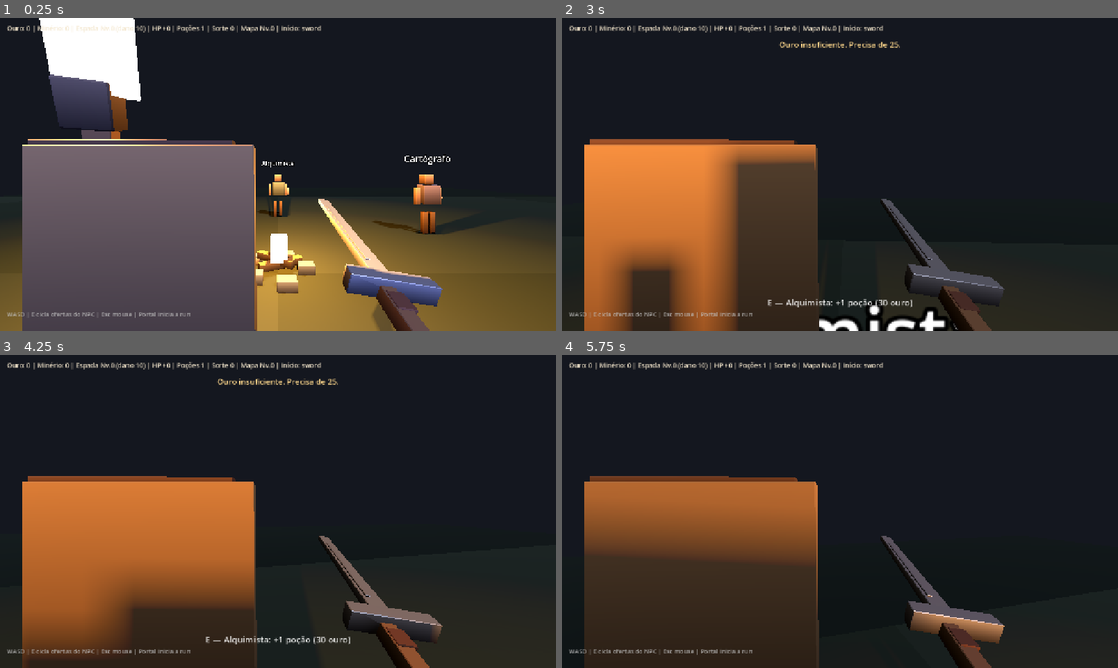
Above: before the commit, frames 1-4 (two rows, left to right).
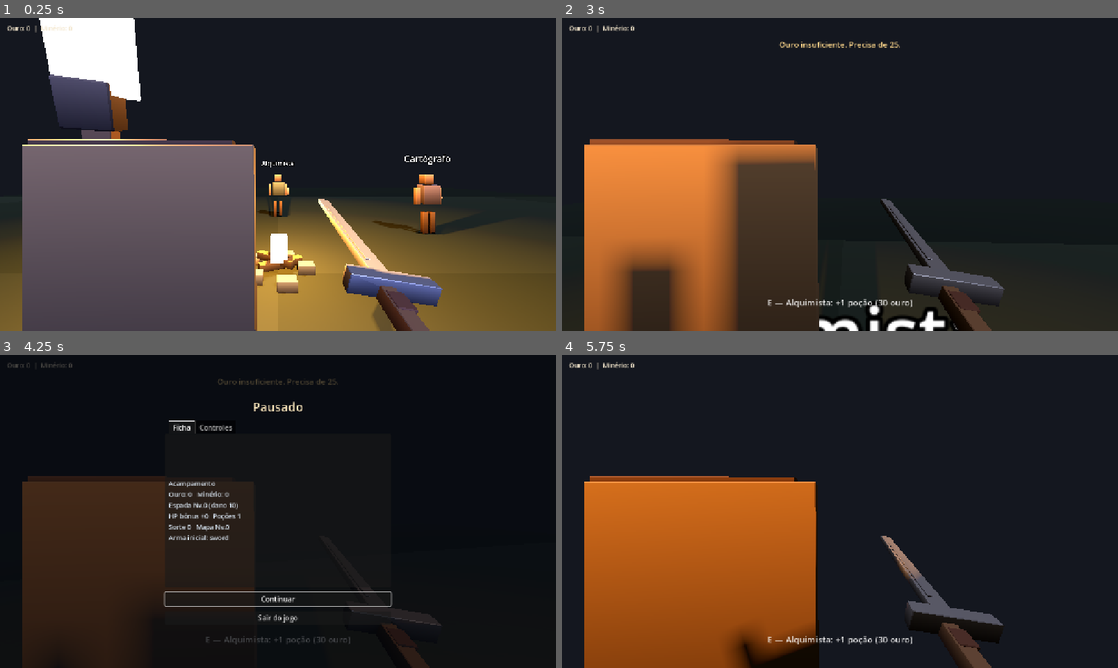
Above: after the commit, the same moments.

Repository: AndreXime/dungeon-of-echoes
Game: Godot game, scene res://scenes/hub.tscn
The game is run twice, just before and just after one commit, with the same random seed, the same clock (stepped at 60 frames per second) and the same inputs.
Inputs (mouse positions are in pixels of both pictures, inside the frame that each line leads up to):
- Up to frame 1 (0.25 s): no input
- Up to frame 2 (3 s): tap Enter (ui_accept) at 0.5, 0.77, 1.52, 2.75 s; move the mouse to (867, 174) at 0.52 s; press the mouse at (867, 174) at 0.53 s; hold W (move_forward) from 0.53 s (still down); move the mouse to (812, 174) at 1.27 s; release the mouse at (812, 174) at 1.28 s; right-click (812, 174) at 1.35 s; move the mouse to (851, 168) at 2.02 s; hold E (interact) 2.03-2.78 s; move the mouse to (834, 180) at 2.77 s; tap T (toggle_torch) at 2.85 s
- Up to frame 3 (4.25 s): keep holding W (move_forward); tap Enter (ui_accept) at 3.02, 3.77 s; move the mouse to (316, 514) at 3.52 s; hold Q (use_potion) from 3.53 s (still down); tap Escape (ui_cancel) at 4.15 s
- Up to frame 4 (5.75 s): release W (move_forward) at 4.25 s; release Q (use_potion) at 4.25 s; click (840, 599) at 4.25 s, where only the run after the commit has a clickable "Continuar"; tap Enter (ui_accept) at 5, 5.27 s; move the mouse to (673, 464) at 5.02 s; hold A (move_left) from 5.03 s (still down); tap 1 (weapon_1) at 5.1 s

The runs differ from the first frame. In frame 1, 0.7% of the frame differs, in the area x 1-58%, y 2-96%; in frame 2, 0.8%; in frame 3, 31%, in the area x 1-100%, y 2-100%; in frame 4, 27%.

Commit message:
feat(ui): menu de pausa Esc, fullscreen F4 e HUD mais limpo

Diff:
--- a/scenes/dungeon_run.tscn
+++ b/scenes/dungeon_run.tscn
@@ -69,15 +69,6 @@
 theme_override_font_sizes/font_size = 16
 text = "Relíquias: nenhuma"
 
-[node name="Map" type="Label" parent="HUD"]
-offset_left = 16.0
-offset_top = 128.0
-offset_right = 900.0
-offset_bottom = 152.0
-theme_override_colors/font_color = Color(0.65, 0.9, 0.7, 1)
-theme_override_font_sizes/font_size = 14
-text = "Mapa: —"
-
 [node name="Message" type="Label" parent="HUD"]
 anchors_preset = 5
 anchor_left = 0.5
@@ -92,6 +83,7 @@
 horizontal_alignment = 1
 
 [node name="Hint" type="Label" parent="HUD"]
+visible = false
 anchors_preset = 2
 anchor_top = 1.0
 anchor_bottom = 1.0
@@ -102,4 +94,4 @@
 grow_vertical = 0
 theme_override_colors/font_color = Color(0.8, 0.8, 0.8, 0.85)
 theme_override_font_sizes/font_size = 14
-text = "1/2/3 armas | LMB atacar | RMB escudo/puxar | E relíquia | Q poção | T tocha"
+text = ""
--- a/scenes/hub.tscn
+++ b/scenes/hub.tscn
@@ -72,6 +72,7 @@
 horizontal_alignment = 1
 
 [node name="Hint" type="Label" parent="HUD"]
+visible = false
 anchors_preset = 2
 anchor_top = 1.0
 anchor_bottom = 1.0
@@ -82,4 +83,4 @@
 grow_vertical = 0
 theme_override_colors/font_color = Color(0.75, 0.75, 0.75, 0.85)
 theme_override_font_sizes/font_size = 14
-text = "WASD | E cicla ofertas do NPC | Esc mouse | Portal inicia a run"
+text = ""
--- /dev/null
+++ b/scenes/pause_menu.tscn
@@ -0,0 +1,93 @@
+[gd_scene load_steps=2 format=3]
+
+[ext_resource type="Script" path="res://scripts/pause_menu.gd" id="1"]
+
+[node name="PauseMenu" type="CanvasLayer"]
+process_mode = 3
+layer = 100
+script = ExtResource("1")
+
+[node name="Root" type="Control" parent="."]
+layout_mode = 3
+anchors_preset = 15
+anchor_right = 1.0
+anchor_bottom = 1.0
+grow_horizontal = 2
+grow_vertical = 2
+
+[node name="Dim" type="ColorRect" parent="Root"]
+layout_mode = 1
+anchors_preset = 15
+anchor_right = 1.0
+anchor_bottom = 1.0
+grow_horizontal = 2
+grow_vertical = 2
+mouse_filter = 2
+color = Color(0.02, 0.03, 0.05, 0.72)
+
+[node name="Panel" type="VBoxContainer" parent="Root"]
+layout_mode = 1
+anchors_preset = 8
+anchor_left = 0.5
+anchor_top = 0.5
+anchor_right = 0.5
+anchor_bottom = 0.5
+offset_left = -260.0
+offset_top = -260.0
+offset_right = 260.0
+offset_bottom = 260.0
+grow_horizontal = 2
+grow_vertical = 2
+theme_override_constants/separation = 12
+
+[node name="Title" type="Label" parent="Root/Panel"]
+layout_mode = 2
+theme_override_colors/font_color = Color(1, 0.92, 0.75, 1)
+theme_override_font_sizes/font_size = 28
+text = "Pausado"
+horizontal_alignment = 1
+
+[node name="Tabs" type="TabContainer" parent="Root/Panel"]
+layout_mode = 2
+size_flags_vertical = 3
+custom_minimum_size = Vector2(0, 280)
+
+[node name="Ficha" type="MarginContainer" parent="Root/Panel/Tabs"]
+layout_mode = 2
+theme_override_constants/margin_left = 8
+theme_override_constants/margin_top = 8
+theme_override_constants/margin_right = 8
+theme_override_constants/margin_bottom = 8
+
+[node name="Stats" type="Label" parent="Root/Panel/Tabs/Ficha"]
+layout_mode = 2
+theme_override_colors/font_color = Color(0.85, 0.9, 0.95, 1)
+theme_override_font_sizes/font_size = 15
+text = "Stats"
+autowrap_mode = 3
+
+[node name="Controles" type="MarginContainer" parent="Root/Panel/Tabs"]
+layout_mode = 2
+theme_override_constants/margin_left = 8
+theme_override_constants/margin_top = 8
+theme_override_constants/margin_right = 8
+theme_override_constants/margin_bottom = 8
+
+[node name="Controls" type="Label" parent="Root/Panel/Tabs/Controles"]
+layout_mode = 2
+theme_override_colors/font_color = Color(0.85, 0.9, 0.95, 1)
+theme_override_font_sizes/font_size = 15
+text = "Controles"
+autowrap_mode = 3
+
+[node name="Resume" type="Button" parent="Root/Panel"]
+layout_mode = 2
+text = "Continuar"
+
+[node name="QuitHub" type="Button" parent="Root/Panel"]
+layout_mode = 2
+text = "Voltar ao acampamento"
+
+[node name="QuitGame" type="Button" parent="Root/Panel"]
+layout_mode = 2
+text = "Sair do jogo"
--- a/scripts/dungeon_run.gd
+++ b/scripts/dungeon_run.gd
@@ -7,10 +7,8 @@
 @onready var hud_relics: Label = $HUD/Relics
 @onready var hud_message: Label = $HUD/Message
 @onready var hud_floor: Label = $HUD/Floor
-@onready var hud_map: Label = $HUD/Map
-@onready var hud_hint: Label = $HUD/Hint
-
 var _generator := preload("res://scripts/dungeon_generator.gd").new()
+var _pause_menu: Node
 
 
 func _ready() -> void:
@@ -20,6 +18,21 @@
 	_generator.generation_done.connect(_on_generated)
 	_generator.generate(world, RunState.seed_value)
 	_apply_biome_environment()
+	_spawn_pause_menu()
+	if has_node("HUD/Hint"):
+		$HUD/Hint.visible = false
+	if has_node("HUD/Map"):
+		$HUD/Map.visible = false
+
+
+func _spawn_pause_menu() -> void:
+	var packed := load("res://scenes/pause_menu.tscn") as PackedScene
+	if packed == null:
+		return
+	_pause_menu = packed.instantiate()
+	add_child(_pause_menu)
+	if _pause_menu.has_method("setup"):
+		_pause_menu.setup(true)
 
 
 func _apply_biome_environment() -> void:
@@ -45,43 +58,11 @@
 	hud_floor.text = "Andar %d — %s" % [RunState.floor_index, RunState.biome_name()]
 	var player := $Player
 	if player and player.has_method("weapon_label"):
-		hud_weapon.text = "Arma: %s  |  1/2/3  |  Q poção  |  T tocha" % player.weapon_label()
+		hud_weapon.text = "Arma: %s" % player.weapon_label()
 	if RunState.relics.is_empty():
 		hud_relics.text = "Relíquias: nenhuma"
 	else:
 		hud_relics.text = "Relíquias: %s" % ", ".join(PackedStringArray(RunState.relics))
-	hud_map.text = _map_text()
-	if hud_hint:
-		hud_hint.text = "LMB atacar (frente=estocada) | RMB escudo/puxar | E relíquia | Q poção | T tocha | Empurre no escudo"
-
-
-func _map_text() -> String:
-	if RunState.map_rooms.is_empty():
-		return "Mapa: —"
-	var parts: PackedStringArray = []
-	for room in RunState.map_rooms:
-		if not bool(room.get("revealed", false)):
-			parts.append("?")
-			continue
-		var kind := String(room.get("kind", "?"))
-		match kind:
-			"hall":
-				parts.append("Sala")
-			"bridge":
-				parts.append("Ponte")
-			"hazard":
-				parts.append("Armadilha")
-			"cross":
-				parts.append("Cruz")
-			"treasure":
-				parts.append("Tesouro")
-			"boss":
-				parts.append("Chefe")
-			"end":
-				parts.append("Saída")
-			_:
-				parts.append(kind)
-	return "Mapa: " + " → ".join(parts)
 
 
 func _on_generated(player_spawn: Vector3, _exit_pos: Vector3) -> void:
--- a/scripts/hub.gd
+++ b/scripts/hub.gd
@@ -7,6 +7,7 @@
 var _near_interactable: Area3D
 var _alchemist_mode := 0
 var _smith_mode := 0
+var _pause_menu: Node
 
 
 func _ready() -> void:
@@ -16,6 +17,12 @@
 	for node in get_tree().get_nodes_in_group("hub_interactable"):
 		if node.has_signal("interacted"):
 			node.interacted.connect(_on_interact.bind(node))
+	var packed := load("res://scenes/pause_menu.tscn") as PackedScene
+	if packed:
+		_pause_menu = packed.instantiate()
+		add_child(_pause_menu)
+		if _pause_menu.has_method("setup"):
+			_pause_menu.setup(false)
 
 
 func _process(_delta: float) -> void:
@@ -66,16 +73,9 @@
 
 
 func _refresh_hud() -> void:
-	hud.text = "Ouro: %d | Minério: %d | Espada Nv.%d (dano %d) | HP +%d | Poções %d | Sorte %d | Mapa Nv.%d | Início: %s" % [
+	hud.text = "Ouro: %d  |  Minério: %d" % [
 		MetaProgress.gold,
 		MetaProgress.ore,
-		MetaProgress.sword_damage_level,
-		MetaProgress.sword_damage(),
-		MetaProgress.bonus_max_hp,
-		MetaProgress.potion_capacity,
-		MetaProgress.relic_luck,
-		MetaProgress.cartographer_level,
-		MetaProgress.selected_start_weapon,
 	]
 
 
--- /dev/null
+++ b/scripts/pause_menu.gd
@@ -0,0 +1,188 @@
+extends CanvasLayer
+
+signal resumed
+signal quit_to_hub
+
+@onready var root: Control = $Root
+@onready var stats: Label = $Root/Panel/Tabs/Ficha/Stats
+@onready var controls: Label = $Root/Panel/Tabs/Controles/Controls
+@onready var tabs: TabContainer = $Root/Panel/Tabs
+@onready var btn_resume: Button = $Root/Panel/Resume
+@onready var btn_hub: Button = $Root/Panel/QuitHub
+@onready var btn_quit: Button = $Root/Panel/QuitGame
+
+var _open := false
+var _allow_quit_hub := true
+
+
+func _ready() -> void:
+	process_mode = Node.PROCESS_MODE_ALWAYS
+	layer = 100
+	visible = false
+	root.visible = false
+	btn_resume.pressed.connect(close)
+	btn_hub.pressed.connect(_on_quit_hub)
+	btn_quit.pressed.connect(_on_quit_game)
+	btn_hub.visible = _allow_quit_hub
+	_refresh_controls()
+
+
+func setup(allow_quit_hub: bool) -> void:
+	_allow_quit_hub = allow_quit_hub
+	if btn_hub:
+		btn_hub.visible = allow_quit_hub
+	_refresh_controls()
+
+
+func is_open() -> bool:
+	return _open
+
+
+func _unhandled_input(event: InputEvent) -> void:
+	if not event.is_action_pressed("ui_cancel"):
+		return
+	if _open:
+		close()
+	else:
+		open()
+	get_viewport().set_input_as_handled()
+
+
+func open() -> void:
+	if _open:
+		return
+	_open = true
+	visible = true
+	root.visible = true
+	Engine.time_scale = 1.0
+	if tabs:
+		tabs.current_tab = 0
+	_refresh_stats()
+	_refresh_controls()
+	get_tree().paused = true
+	Input.mouse_mode = Input.MOUSE_MODE_VISIBLE
+	btn_resume.grab_focus()
+
+
+func close() -> void:
+	if not _open:
+		return
+	_open = false
+	visible = false
+	root.visible = false
+	get_tree().paused = false
+	Input.mouse_mode = Input.MOUSE_MODE_CAPTURED
+	resumed.emit()
+
+
+func _refresh_stats() -> void:
+	var player := get_tree().get_first_node_in_group("player")
+	var weapon := "?"
+	if player and player.has_method("weapon_label"):
+		weapon = player.weapon_label()
+	var relics := "nenhuma"
+	if not RunState.relics.is_empty():
+		relics = ", ".join(PackedStringArray(RunState.relics))
+	var map_line := _map_text()
+	if RunState.in_run:
+		stats.text = "\n".join(PackedStringArray([
+			"Andar %d — %s" % [RunState.floor_index, RunState.biome_name()],
+			"HP %d/%d   Poções %d" % [RunState.hp, RunState.max_hp, RunState.potions],
+			"Ouro da run: %d   Essência: %d" % [RunState.gold, RunState.essence],
+			"Arma: %s" % weapon,
+			"Relíquias: %s" % relics,
+			"",
+			map_line,
+			"",
+			"Meta — Ouro: %d   Minério: %d" % [MetaProgress.gold, MetaProgress.ore],
+		]))
+	else:
+		stats.text = "\n".join(PackedStringArray([
+			"Acampamento",
+			"Ouro: %d   Minério: %d" % [MetaProgress.gold, MetaProgress.ore],
+			"Espada Nv.%d (dano %d)" % [MetaProgress.sword_damage_level, MetaProgress.sword_damage()],
+			"HP bônus +%d   Poções %d" % [MetaProgress.bonus_max_hp, MetaProgress.potion_capacity],
+			"Sorte %d   Mapa Nv.%d" % [MetaProgress.relic_luck, MetaProgress.cartographer_level],
+			"Arma inicial: %s" % MetaProgress.selected_start_weapon,
+		]))
+
+
+func _refresh_controls() -> void:
+	if controls == null:
+		return
+	if _allow_quit_hub or RunState.in_run:
+		controls.text = "\n".join(PackedStringArray([
+			"Movimento",
+			"  WASD — andar",
+			"  Mouse — olhar",
+			"  Espaço — pular",
+			"  Esc — pausar / fechar menu",
+			"",
+			"Combate",
+			"  1 / 2 / 3 — espada, adaga, besta",
+			"  LMB — atacar (avançando = estocada)",
+			"  RMB — escudo (espada) ou puxar adaga",
+			"  T — alternar tocha ↔ escudo",
+			"  Q — usar poção",
+			"  E — pegar relíquia",
+			"",
+			"Dicas",
+			"  Empurre inimigos no escudo (espinhos)",
+			"  Tocha e escudo não ficam ativos juntos",
+		]))
+	else:
+		controls.text = "\n".join(PackedStringArray([
+			"Movimento",
+			"  WASD — andar",
+			"  Mouse — olhar",
+			"  Espaço — pular",
+			"  Esc — ficha / controles / pausa",
+			"",
+			"Acampamento",
+			"  E — interagir com NPCs e portal",
+			"  E de novo — cicla ofertas do ferreiro/alquimista",
+			"  Portal — inicia a masmorra",
+			"",
+			"Geral",
+			"  F4 — tela cheia",
+		]))
+
+
+func _map_text() -> String:
+	if RunState.map_rooms.is_empty():
+		return "Mapa: —"
+	var parts: PackedStringArray = []
+	for room in RunState.map_rooms:
+		if not bool(room.get("revealed", false)):
+			parts.append("?")
+			continue
+		var kind := String(room.get("kind", "?"))
+		match kind:
+			"hall":
+				parts.append("Sala")
+			"bridge":
+				parts.append("Ponte")
+			"hazard":
+				parts.append("Armadilha")
+			"cross":
+				parts.append("Cruz")
+			"treasure":
+				parts.append("Tesouro")
+			"boss":
+				parts.append("Chefe")
+			"end":
+				parts.append("Saída")
+			_:
+				parts.append(kind)
+	return "Mapa: " + " → ".join(parts)
+
+
+func _on_quit_hub() -> void:
+	close()
+	quit_to_hub.emit()
+	RunState.finish_run_and_return_to_hub()
+
+
+func _on_quit_game() -> void:
+	get_tree().paused = false
+	get_tree().quit()
